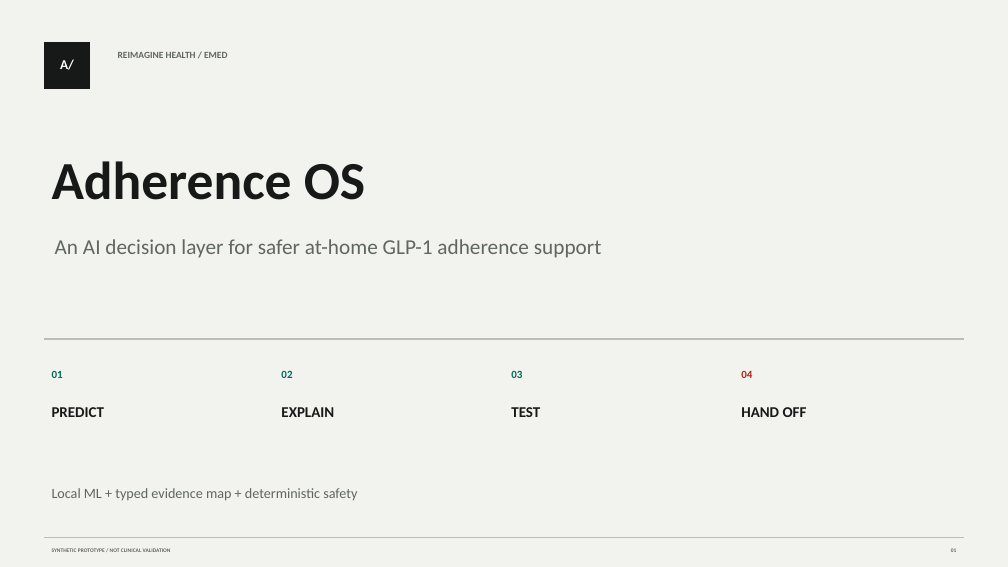
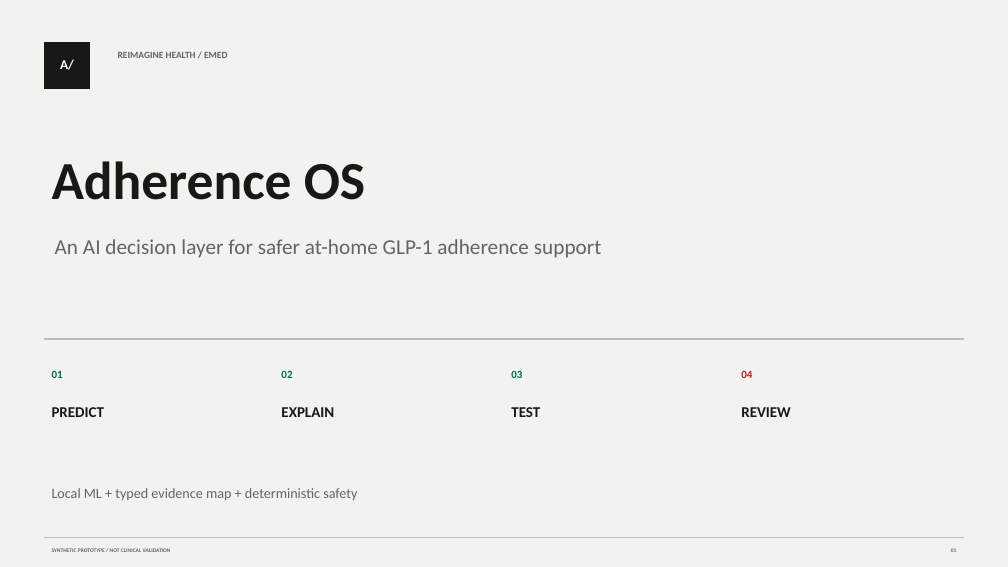
Before and after one commit to kevinmeix1/adherence-os, a slide deck: slide 1 of outputs/adherence-os-demo.pptx. Drawn at 1008x567 pixels with LibreOffice and Linux fonts; fonts in the diff are those of the drawing. Boxes give left, top, right and bottom in pixels: in the first picture for what was removed or moved away, otherwise in the second. Text is boxed around its words. In the diff, an @@ line names an element or a change of style, - is before the commit and + after.

Commit message:
Reframe local review and refresh demo media

```diff
--- a/outputs/adherence-os-demo.pptx
+++ b/outputs/adherence-os-demo.pptx
@@ text at bbox=[741, 407, 790, 417]: text changed @@
-HAND OFF
+REVIEW
```
Also in this commit, not shown: 7 other slides changed, 28 other files.
